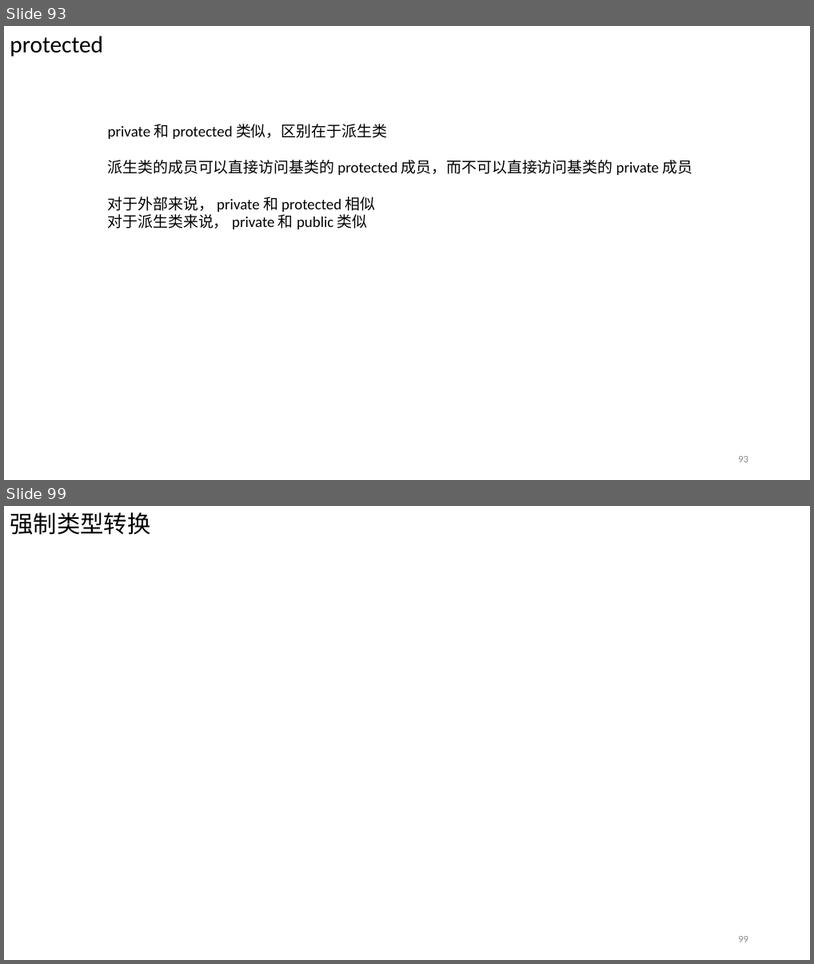
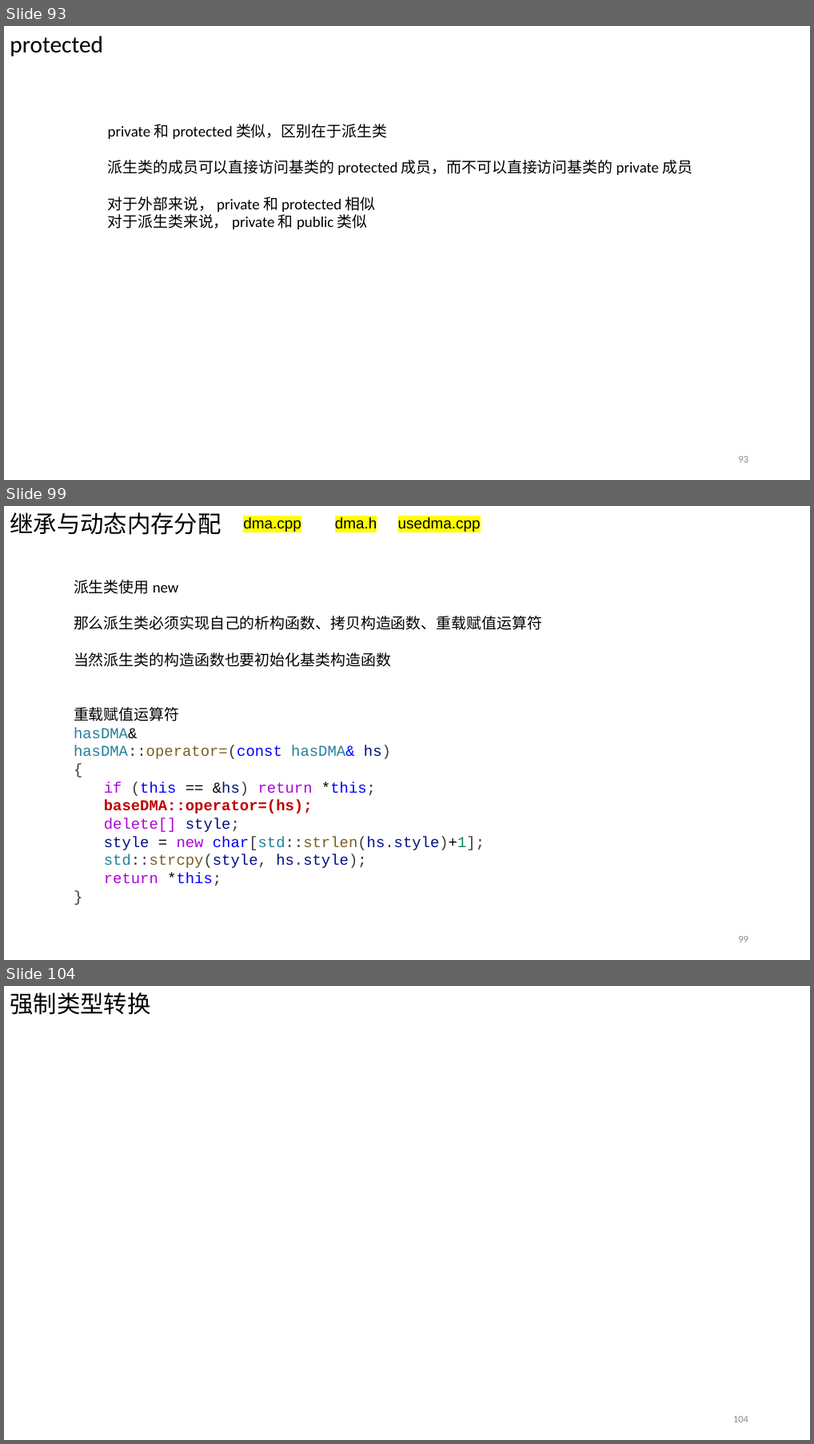
Before and after one commit to Chao200/CPP_Primer_Plus, a slide deck: C++ Primer Plus.pptx. Shown one above the other, each under a label of ours: slides 93 and 99 before the commit, slides 93, 99 and 104 after it; the slides between them are not shown. The pictures are 814x964 and 814x1444 pixels, drawn with LibreOffice and Linux fonts; fonts in the diff are those of the drawing. Boxes give left, top, right and bottom in pixels: in the first picture for what was removed or moved away, otherwise in the second. Text is boxed around its words. In the diff, an @@ line names an element or a change of style, - is before the commit and + after.

Commit message:
add Ch13 PPT

```diff
--- a/C++ Primer Plus.pptx
+++ b/C++ Primer Plus.pptx
@@ slide 99 added at (4,506,810,960), background #FFFFFF @@
@@ text added at (10,512,221,535), 28 pt, text #000000 @@
+继承与动态内存分配
@@ text added at (243,517,481,532), 18 pt, text #000000 @@
+dma.cpp dma.h usedma.cpp
@@ text added at (74,580,542,886), 18 pt, text #000000 @@
+派生类使用 new
+那么派生类必须实现自己的析构函数、拷贝构造函数、重载赋值运算符
+当然派生类的构造函数也要初始化基类构造函数
+重载赋值运算符
+hasDMA&
+hasDMA::operator=(const hasDMA& hs)
+{
+  if (this == &hs) return *this;
+  baseDMA::operator=(hs);
+  delete[] style;
+  style = new char[std::strlen(hs.style)+1];
+  std::strcpy(style, hs.style);
+  return *this;
+}
@@ page number added at (738,936,749,942), 12 pt, text #8C8C8C @@
+99
@@ what was slide 99 is now slide 104 @@
@@ page number at (734,1416,749,1422): text changed @@
-99
+104
```
Also in this commit, not shown: 9 other slides added, 5 slides removed.
